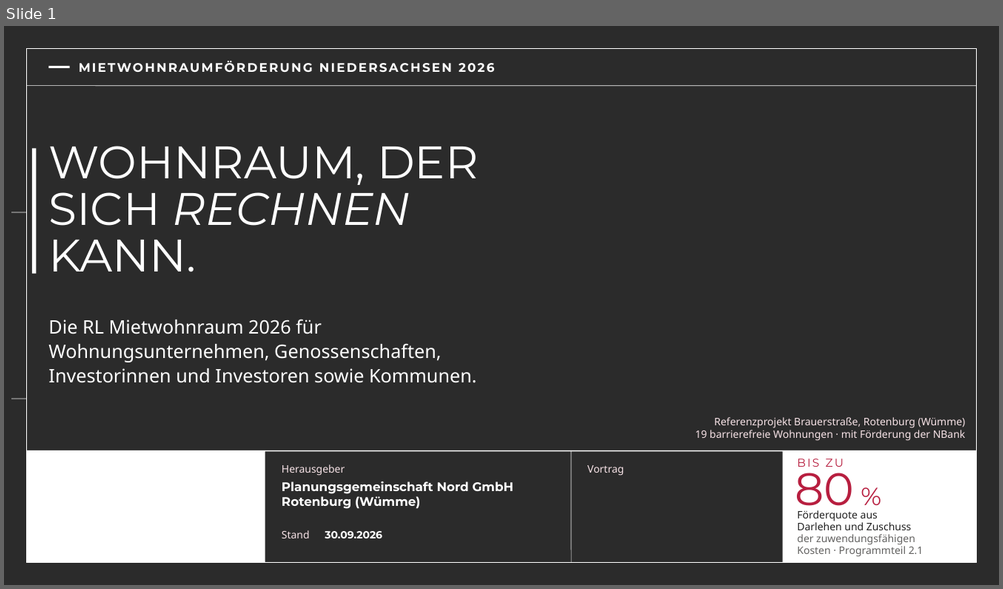
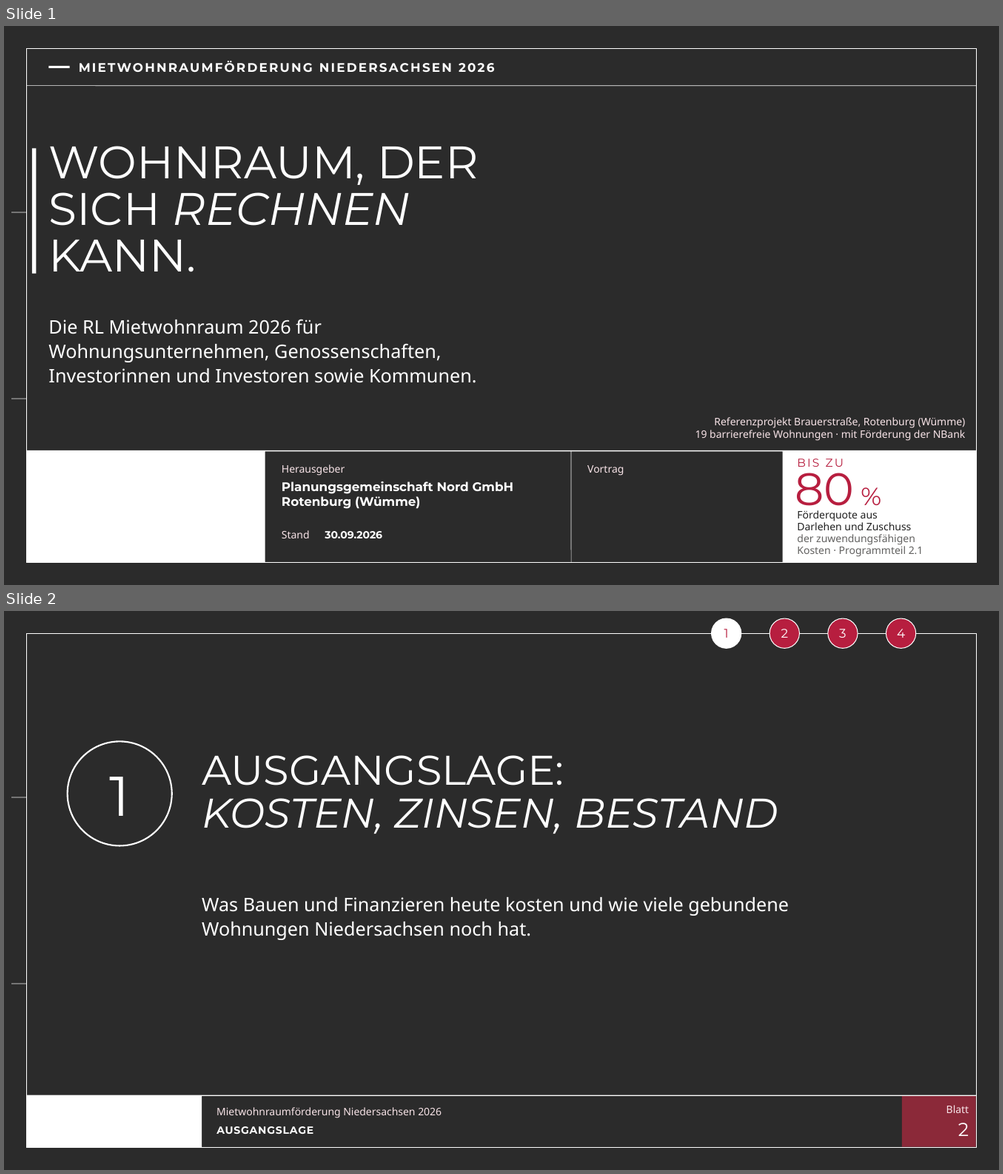
Before and after one commit to vgedaschko/NBank, a slide deck: praesentation/dist/PGN-Mietwohnraumfoerderung-Niedersachsen-2026-Vortrag.pptx. Shown one above the other, each under a label of ours: slide 1 before the commit, slides 1 and 2 after it. The pictures are 1003x589 and 1003x1174 pixels, drawn with LibreOffice and Linux fonts; fonts in the diff are those of the drawing; background and template pictures are left out; a plain dark background stands for a picture behind light text. Boxes give left, top, right and bottom in pixels: in the first picture for what was removed or moved away, otherwise in the second. Text is boxed around its words. In the diff, an @@ line names an element or a change of style, - is before the commit and + after.

```diff
--- a/praesentation/dist/PGN-Mietwohnraumfoerderung-Niedersachsen-2026-Vortrag.pptx
+++ b/praesentation/dist/PGN-Mietwohnraumfoerderung-Niedersachsen-2026-Vortrag.pptx
@@ slide 2 added at bbox=[4, 611, 999, 1170], background picture (left out); not listed: 3 template elements that a slide beside it also shows @@
@@ ellipse added at bbox=[711, 618, 741, 648], fill #FFFFFF, outline #FFFFFF 0.75 pt, 12 pt, text #B71E3F @@
+1
@@ ellipse added at bbox=[769, 618, 800, 648], fill #B71E3F, outline #FFFFFF 0.75 pt, 12 pt, text #FFFFFF @@
+2
@@ ellipse added at bbox=[828, 618, 857, 648], fill #B71E3F, outline #FFFFFF 0.75 pt, 12 pt, text #FFFFFF @@
+3
@@ ellipse added at bbox=[886, 618, 916, 648], fill #B71E3F, outline #FFFFFF 0.75 pt, 12 pt, text #FFFFFF @@
+4
@@ ellipse added at bbox=[68, 741, 172, 846], outline #FFFFFF 1.5 pt @@
@@ title added at bbox=[202, 755, 777, 834], 40 pt, text #FFFFFF, italic @@
+AUSGANGSLAGE:
+KOSTEN, ZINSEN, BESTAND
@@ text added at bbox=[110, 777, 130, 816], 54 pt, text #FFFFFF @@
+1
@@ text added at bbox=[202, 897, 788, 940], 18 pt, text #FFFFFF @@
+Was Bauen und Finanzieren heute kosten und wie viele gebundene Wohnungen Niedersachsen noch hat.
@@ line added from (26, 1096) to (976, 1096), #FFFFFF 1 pt @@
@@ rectangle added at bbox=[26, 1096, 202, 1148], fill #FFFFFF @@
@@ rectangle added at bbox=[902, 1096, 976, 1147], fill #8B2939 @@
@@ text added at bbox=[216, 1108, 441, 1119], 10 pt, text #F7E3E7 @@
+Mietwohnraumförderung Niedersachsen 2026
@@ text added at bbox=[946, 1105, 969, 1113], 10 pt, text #F7E3E7 @@
+Blatt
@@ text added at bbox=[216, 1127, 313, 1134], 10 pt, text #FFFFFF, bold @@
+AUSGANGSLAGE
@@ text added at bbox=[958, 1123, 968, 1136], 18 pt, text #FFFFFF @@
+2
```
Also in this commit, not shown: 25 slides changed, 2 other slides added, 47 other files.
